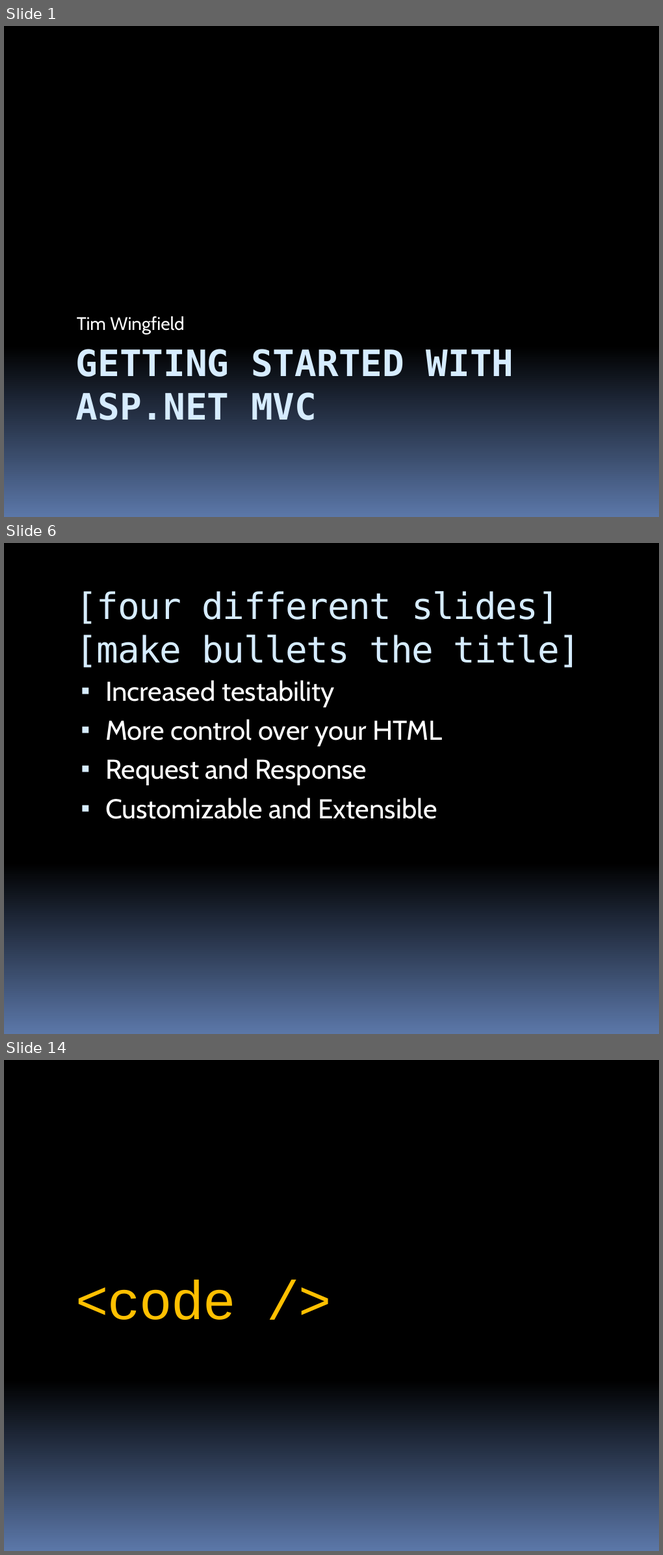
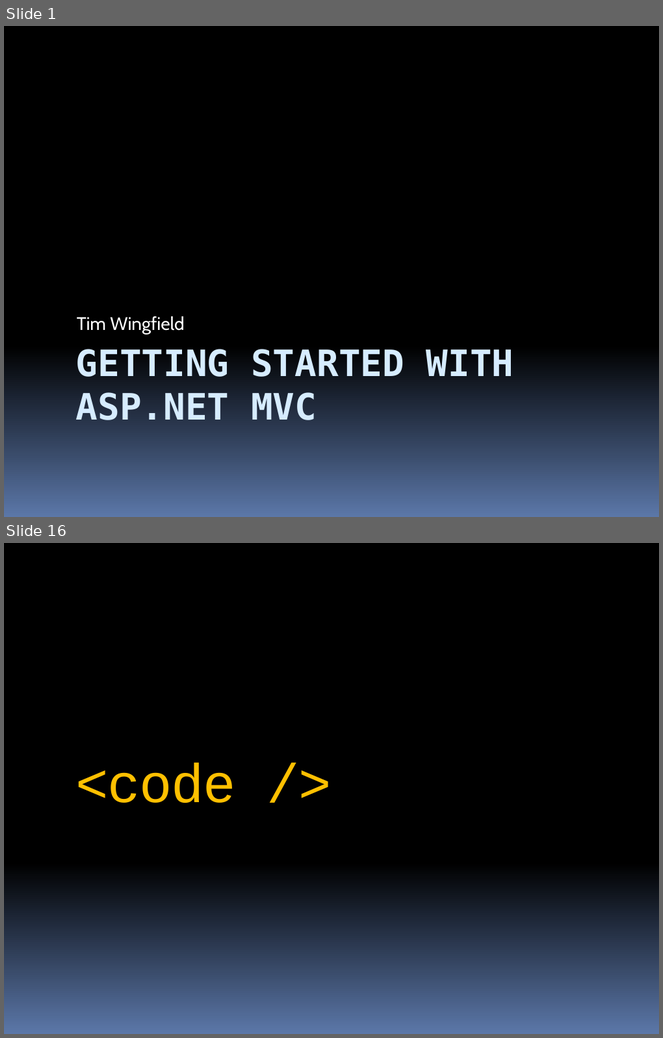
Before and after one commit to stevenharman/codeincubator, a slide deck: Samples/Getting-Started-With-MVC/Getting Started with MVC.pptx. Shown one above the other, each under a label of ours: slides 1, 6 and 14 before the commit, slides 1 and 16 after it; the slides between them are not shown. The pictures are 663x1555 and 663x1038 pixels, drawn with LibreOffice and Linux fonts; fonts in the diff are those of the drawing. Boxes give left, top, right and bottom in pixels: in the first picture for what was removed or moved away, otherwise in the second. Text is boxed around its words. In the diff, an @@ line names an element or a change of style, - is before the commit and + after.

```diff
--- a/Samples/Getting-Started-With-MVC/Getting Started with MVC.pptx
+++ b/Samples/Getting-Started-With-MVC/Getting Started with MVC.pptx
@@ slide 6 removed at bbox=[4, 543, 659, 1034], background gradient #000000 to #5B77A8 @@
@@ title removed at bbox=[76, 591, 581, 668] @@
-[four different slides]
-[make bullets the title]
@@ text removed at bbox=[105, 680, 443, 819] @@
-▪ Increased testability
-▪ More control over your HTML
-▪ Request and Response
-▪ Customizable and Extensible
@@ what was slide 14 is now slide 16 @@
```
Also in this commit, not shown: 8 slides changed, 6 slides added, 3 other slides removed.
